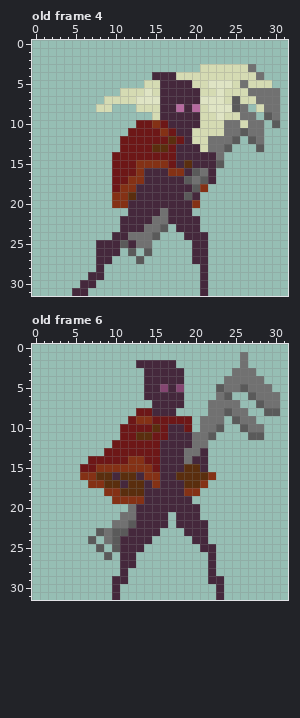
One commit to this pixel-art file: Sprites/char/hitChar.aseprite. That is the earlier state.
32x32 pixels, 7 frames. Colours within 5 levels of each other are drawn and written as one. Shown: old frame 4, old frame 6. The commit also changed other frames, which this record leaves out.
New version:
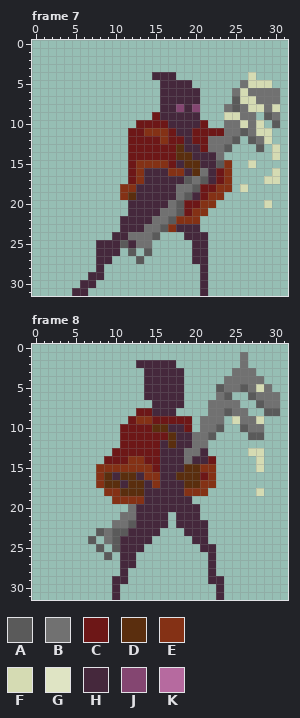
Palette (. is transparent): A #5a5a5a  B #717171  C #6d1717  D #5a2e0e  E #843115  F #d5dbb3  G #dfe4c4  H #45283c  J #844671  K #b66a9f
A new or re-ordered frame is compared with the old frame closest to it.
Author's note on the commit: richen char anims and convert into spritesheets
From old to new:
frames 7 -> 9
frames re-ordered
--- frame 7 against old frame 4
@@ x 0..31 @@
  2 ................................
- 3 .....................FFFFFFB....
- 4 ...............HHHFFFFFFFFFFB...
- 5 ..............FFHHHHFFGGGFBFFF..
- 6 ...........FFFGFHHHHHFFGFFFBBBB.
- 7 .........FFFFGGGHHHHHGGGFAFFBBB.
- 8 ........FF...FFFHHKHKFGGGAB.FBB.
- 9 ...............FHHHHHFFGFFBB.AB.
-10 .............CCECHHHHFFFBBFBB.A.
-11 ............CCCCECHHFFFFBBABB...
-12 ...........CCCCCCDCHFFBBBA.AB...
-13 ...........CCCCDDCHHHFBBA...A...
-14 ..........CCCCCCCCHHHHHB........
-15 ..........CCCEEEECHDHHHA........
-16 ..........CCCEHHHEEHABH.........
-17 ..........CCEEHHHHHABAH.........
-18 ..........CEEHHHHHHHAE..........
-19 ..........EEDHHHHHHAH...........
-20 ..........EEHHHHHHHHE...........
-21 ............HHHHBHHH............
-22 ...........HHHHBBHHHH...........
-23 ...........HHHBBA.HHH...........
+ 3 ................................
+ 4 ...............HHH.........F....
+ 5 ................HHHH......BFFF..
+ 6 ................HHHHH....BFBBBB.
+ 7 ................HHHHH....AFFBBB.
+ 8 ................HHJHJ...BABFFBF.
+ 9 ...............CHHHHH...FFBB.AB.
+10 .............CCCCHHHHC..BBFBF.A.
+11 ............CCEEECHHCCCCBBABFF..
+12 ............CCCCECCHCCBBBA.ABF..
+13 ............CCCCCCDHHCBBA...A.F.
+14 ............CCCCCCDDHHHB......F.
+15 ............CEEEECHDDHHAE..F....
+16 ............CEHHHEEHDBHCE.....F.
+17 ............CEHHHHHABAHCE....FF.
+18 ...........EEHHHHHBBACCEE.F.....
+19 ...........EDHHHHHBAHCEE........
+20 ............HHHHHBACCEE......F..
+21 ............HHHHBBACEE..........
+22 ...........HHHHBBAEEE...........
+23 ...........HHHBBAEHHH...........
 24 ..........HHBBBA...HHH..........
--- frame 8 is new; against old frame 6
@@ x 14..30 @@
  4 HHHHH.....BBBBB..
- 5 HHJHJ....ABBABBB.
+ 5 HHHHH....ABBABFB.
  6 HHHHH....BA..ABBB
@@ x 0..31 @@
  8 .............CCHHH....BBABB..AA.
- 9 ............CEECCCCC.BBB.ABB....
-10 ...........CCCCDCHHC.BBA..ABB...
-11 ...........CCDDCCHHHBBA....AA...
-12 ..........CCCCCCHHHHBB..........
-13 .........CCCCCCCHHHBBH..........
-14 .......CCCCCEECCHHHBHH..........
-15 ......CCEEEEEEECHHHDDH..........
-16 ......EEDDHDDHEEHHDDDDE.........
-17 .......EEDDHDDHEHHHDDE..........
-18 .........EEDDDHHHHHEE...........
+ 9 ............CEECCCCC.BBB.FBBF...
+10 ...........CCCCDDHHC.BBA..ABB...
+11 ...........CCCCCCDHHBBA....AA...
+12 ...........CCCCCHDHHBB..........
+13 ..........CCCCCCHHHBBH.....FF...
+14 .........CCCEECCHHHBHHC.....F...
+15 ........EEEEEEECHHHDDEE.....F...
+16 ........EDHDDHEEHHDDDCE.........
+17 ........EDDHDDHEHHHDDEE.........
+18 .........EEDDDHHHHHEEE......F...
 19 ..........EEEEHHHHHH............
Where, in picture pixels (left, top, right, bottom), the same in both pictures:
changed: (96, 64, 280, 232)
changed: (160, 384, 184, 392)
changed: (256, 384, 264, 392)
changed: (200, 416, 264, 496)
changed: (80, 424, 176, 488)
